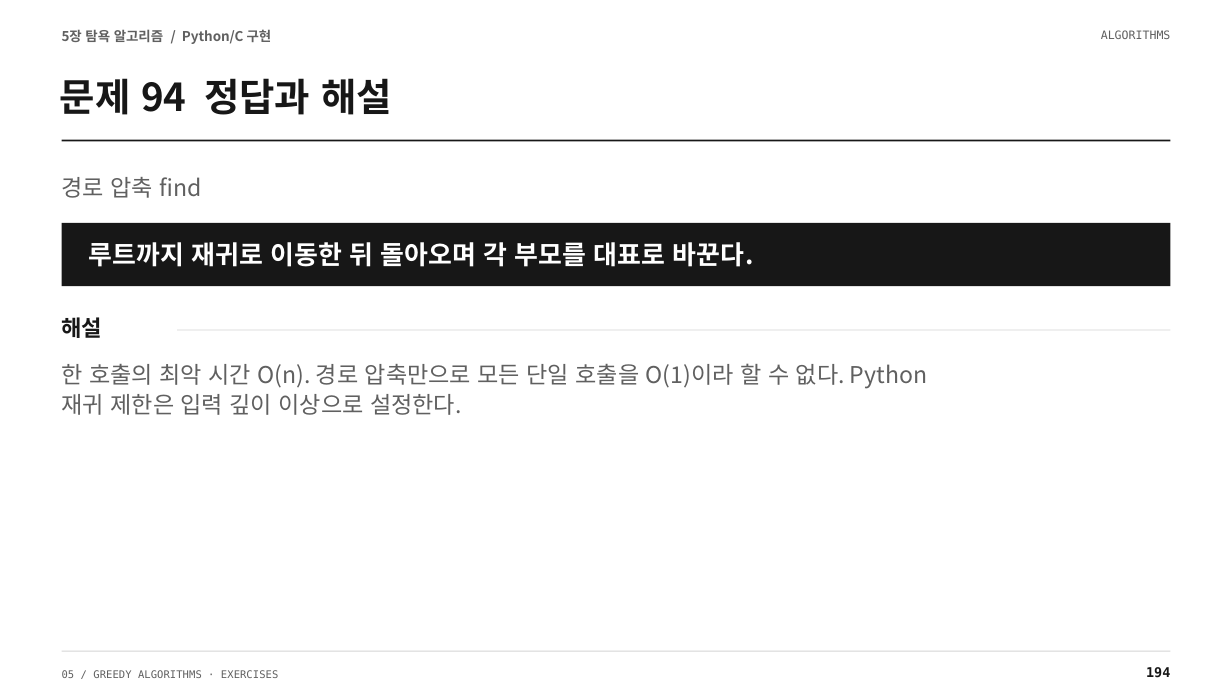
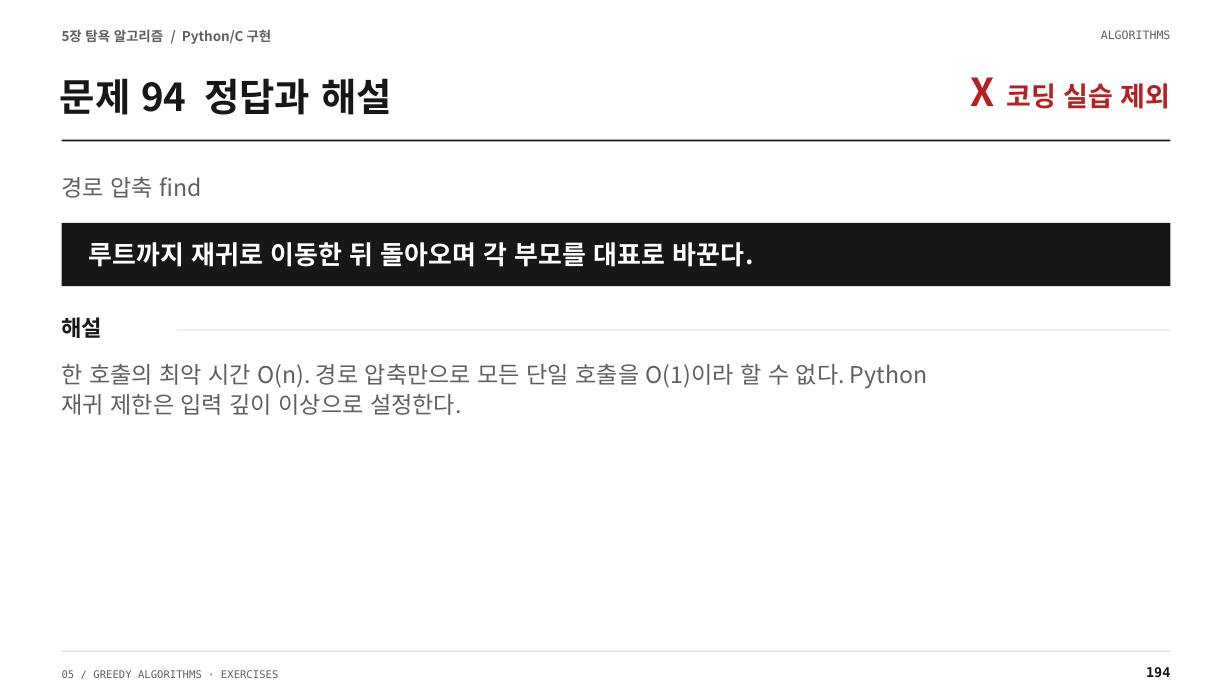
Before and after one commit to Sangdon-Park/Sangdon-Park.github.io, a slide deck: slide 194 of data/알고리즘/5장_연습문제_100문항_수업용.pptx. Drawn at 1232x693 pixels with LibreOffice and Linux fonts; fonts in the diff are those of the drawing. Boxes give left, top, right and bottom in pixels: in the first picture for what was removed or moved away, otherwise in the second. Text is boxed around its words. In the diff, an @@ line names an element or a change of style, - is before the commit and + after.

```diff
--- a/data/알고리즘/5장_연습문제_100문항_수업용.pptx
+++ b/data/알고리즘/5장_연습문제_100문항_수업용.pptx
@@ text added at bbox=[970, 77, 1171, 109], 21 pt, text #B52020, bold @@
+X 코딩 실습 제외
```
Also in this commit, not shown: 15 other slides changed, 9 other files.
